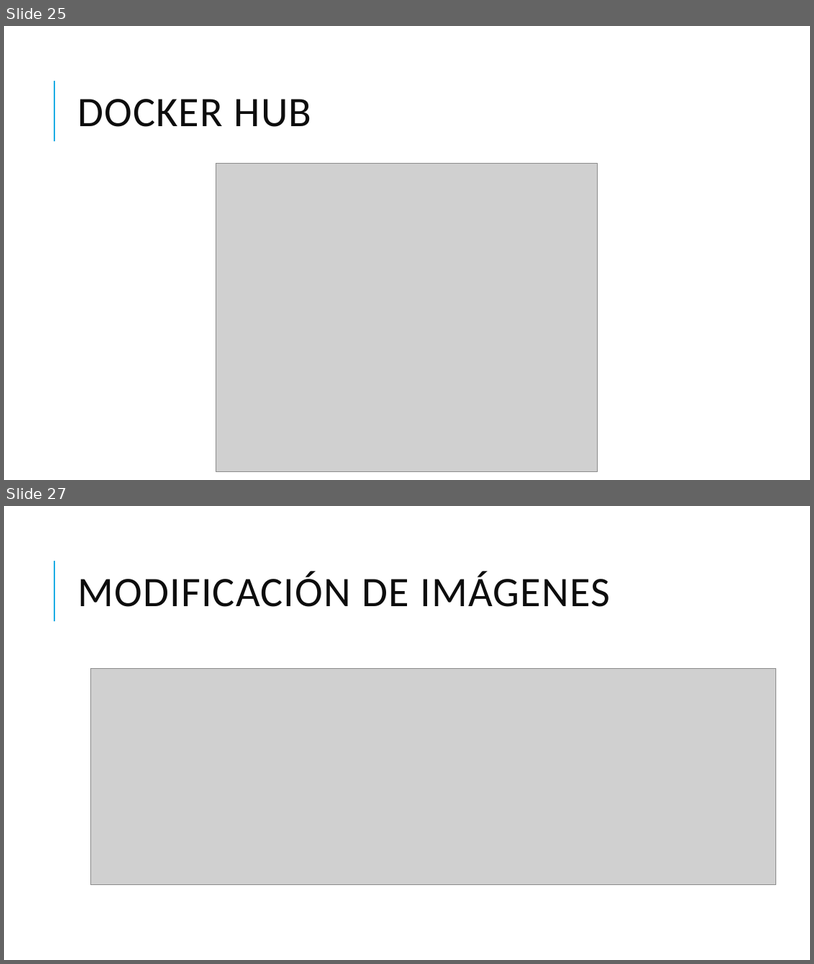
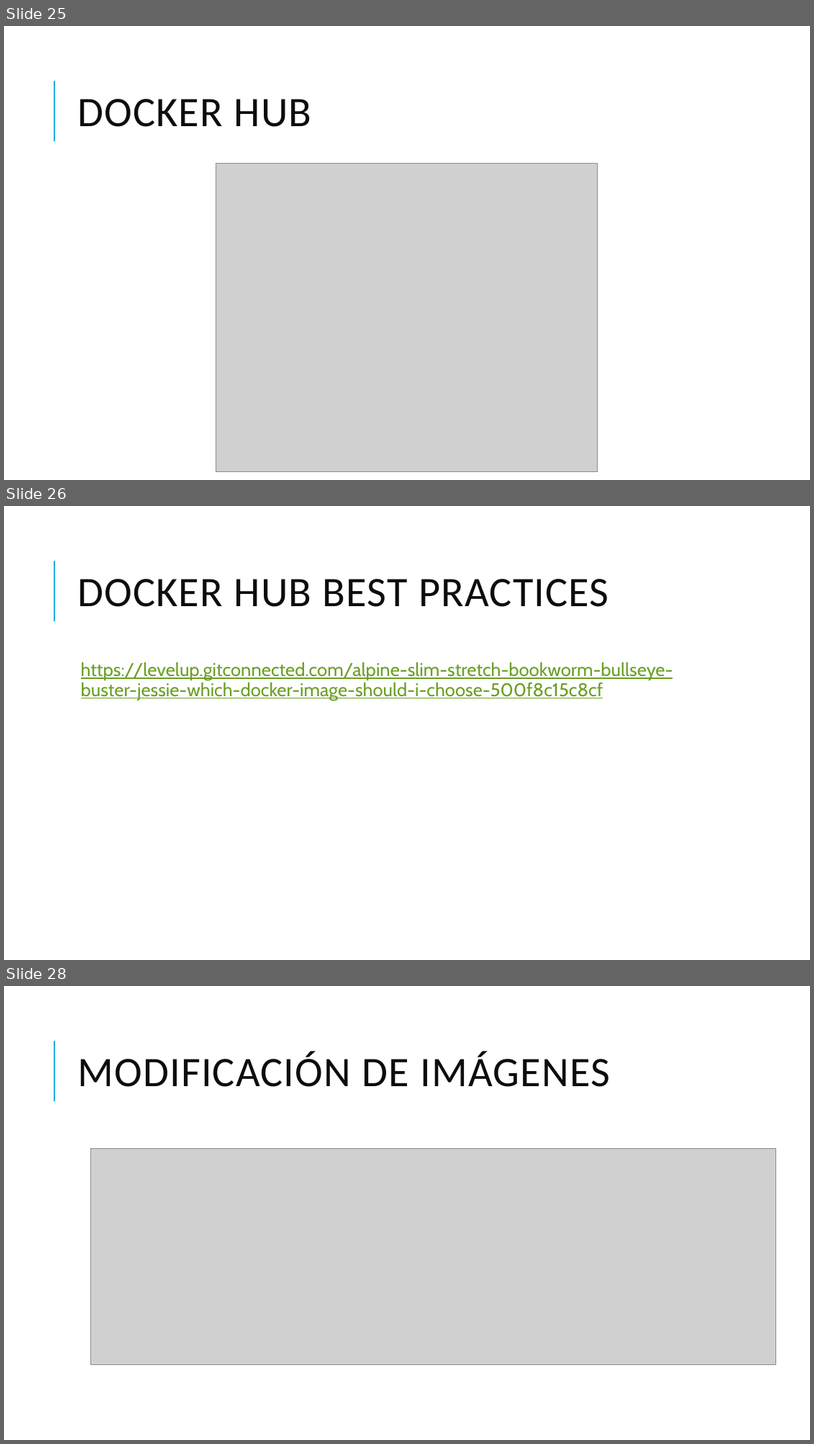
Before and after one commit to grupoinetel/curso-devops-ulpgc, a slide deck: ppt/curso-devops-ulpgc-docker.pptx. Shown one above the other, each under a label of ours: slides 25 and 27 before the commit, slides 25, 26 and 28 after it; the slides between them are not shown. The pictures are 814x964 and 814x1444 pixels, drawn with LibreOffice and Linux fonts; fonts in the diff are those of the drawing; grey boxes stand for pictures; background and template pictures are left out. Boxes give left, top, right and bottom in pixels: in the first picture for what was removed or moved away, otherwise in the second. Text is boxed around its words. In the diff, an @@ line names an element or a change of style, - is before the commit and + after.

```diff
--- a/ppt/curso-devops-ulpgc-docker.pptx
+++ b/ppt/curso-devops-ulpgc-docker.pptx
@@ slide 26 added at box(4, 506, 810, 960), background #FFFFFF; not listed: 1 template element that a slide beside it also shows @@
@@ title added at box(77, 579, 610, 607), 50 pt, text #0D0D0D @@
+DOCKER HUB BEST PRACTICES
@@ text added at box(81, 662, 674, 700), 22 pt, text #6B9F25, underline @@
+  https://levelup.gitconnected.com/alpine-slim-stretch-bookworm-bullseye-buster-jessie-which-docker-image-should-i-choose-500f8c15c8cf
@@ what was slide 27 is now slide 28 @@
```
Also in this commit, not shown: 7 slides changed, 4 slides removed.
